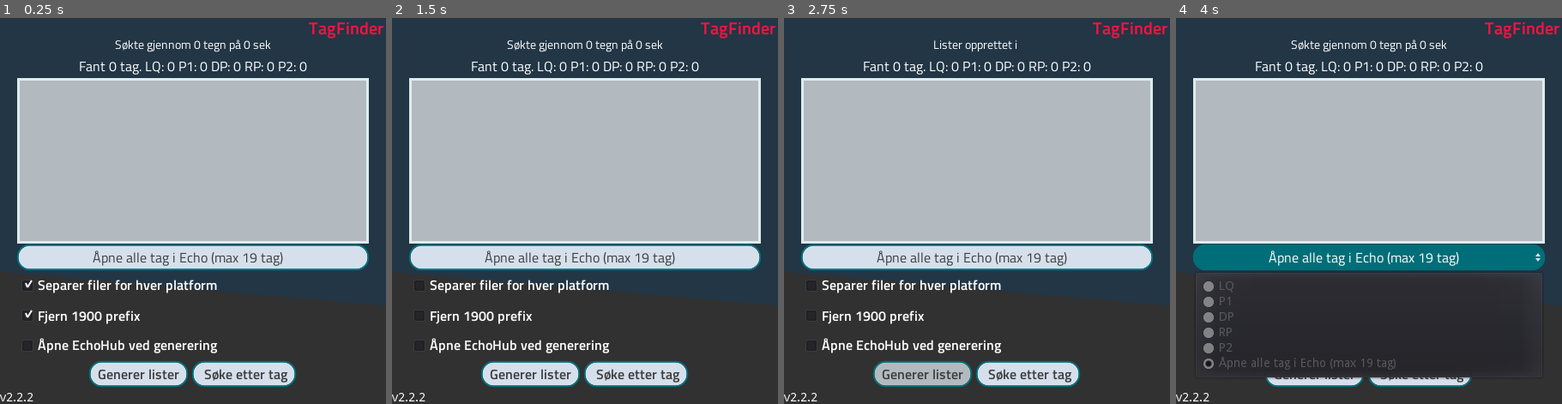
Above: before the commit, frames 1-4 (left to right).
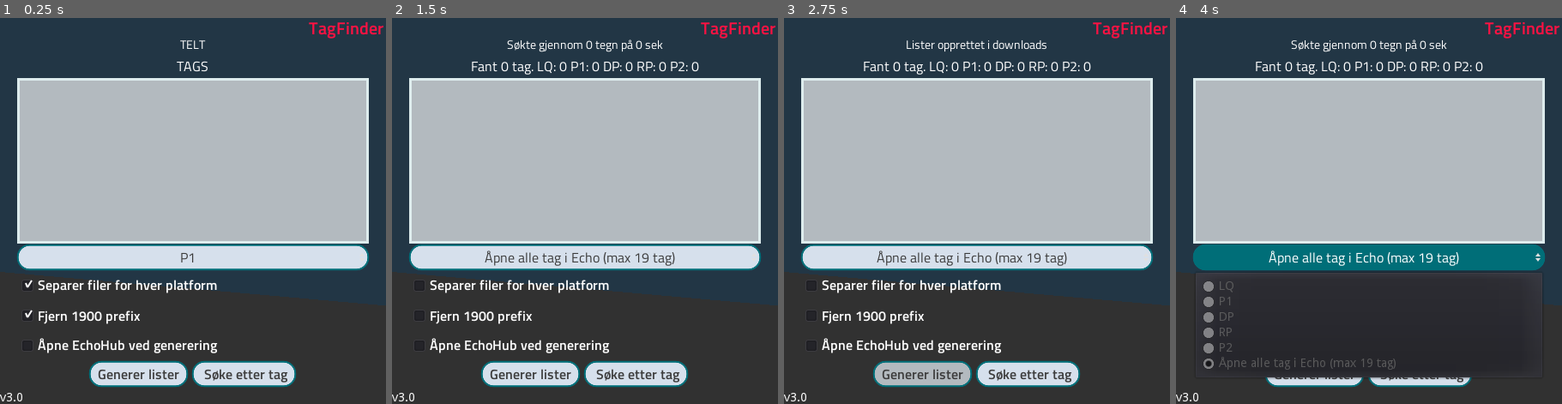
Above: after the commit, the same moments.

Repository: Keroflux/tagfinder
Game: Godot game, scene res://TagFinder.tscn
Two runs of this game, one before a commit and one after it. Both use one fixed random seed, a clock stepped at 60 frames per second and the inputs below.
Inputs:
- Up to frame 1 (0.25 s): no input
- Up to frame 2 (1.5 s): click "Fjern 1900 prefix" at 0.5 s; click "Separer filer for hver platfo…" at 1.25 s
- Up to frame 3 (2.75 s): click "Generer lister" at 2 s
- Up to frame 4 (4 s): click "Søke etter tag" at 2.75 s; click "Åpne alle tag i Echo (max 19 …" at 3.5 s

The runs differ from the first frame. In frame 1, 1.5% of the frame differs, in the area x 1-80%, y 5-100%; in frame 2, less than 0.1%; in frame 3, 0.5%; in frame 4, less than 0.1%.

Commit message:
web export

Diff:
--- a/Script/TagFinder.gd
+++ b/Script/TagFinder.gd
@@ -1,9 +1,10 @@
 extends Control
 
-var version = "v2.2.2"
+var version = "v3.0"
 var dir = OS.get_system_dir(2) # Får adressen til dokumenter. Brukes til lagring
 var time
 var totalTime
+var HTMLsearch = true
 
 # Text match søk. https://regex101.com/ for mer info
 var rex = RegEx.new()
@@ -22,7 +23,7 @@
 
 func _ready():
 	$Version.text = version
-	search() # Kjører et søk ved oppstart av programmet
+#	search() # Kjører et søk ved oppstart av programmet
 
 
 #Søker gjennom text fra utklipsstavlen og skjekker dem opp mot RegEx
@@ -86,7 +87,7 @@
 	var rp = len(TAGR)
 	var p2 = len(TAGB)
 	var tot = len(TAG)
-	$MC/VBC/TAG.text = 'Fant ' + str(tot) + ' tag. LQ: ' + str(lq) + ' P1: ' + str(p1) + ' DP: ' + str(dp) + ' RP: ' + str(rp) + ' P2: ' + str(rp)
+	$MC/VBC/TAG.text = 'Fant ' + str(tot) + ' tag. LQ: ' + str(lq) + ' P1: ' + str(p1) + ' DP: ' + str(dp) + ' RP: ' + str(rp) + ' P2: ' + str(p2)
 
 
 # Fyller scrollboxen med tagene som er funnet
@@ -147,27 +148,6 @@
 	count_tag()
 
 
-# Funksjon for å åpne et STID søk med valgt TAG
-func _on_Open_STID(index):
-	OS.shell_open("https://stid.equinor.com/JSV/tag/" + str(index))
-
-
-# Funkjson for å åpne et søk på valgt tag i Echo
-func _on_Open_Echo(index):
-	var plant
-	if index.begins_with("L"):
-		plant = "JSL"
-	if index.begins_with("A"):
-		plant = "JSA"
-	elif index.begins_with("D"):
-		plant = "JSD"
-	elif index.begins_with("R"):
-		plant = "JSR"
-	else:
-		plant = "JSB"
-	OS.shell_open("echo://tag/?tag=" + str(index) + "&plant=" + str(plant))
-
-
 func _on_Open_Echo_all(platform):
 	var tag : PoolStringArray = []
 	var echoTag
@@ -210,9 +190,10 @@
 		var tag = PoolStringArray(text)
 		var tagsort = tag.join('\n')
 		var save = File.new()
-		save.open(dir + '\\tagListe' + id + '.txt', File.WRITE)
-		save.store_line(tagsort)
-		save.close()
+#		save.open(dir + '\\tagListe' + id + '.txt', File.WRITE)
+#		save.store_line(tagsort)
+#		save.close()
+		JavaScript.download_buffer(tagsort.to_utf8(), id + ".txt")
 
 
 # Knapp for generering av lister
@@ -227,8 +208,8 @@
 	if not $MC/VBC/Multifile.pressed: # Lagrer felles liste
 		save(TAG, 'JSF')
 
-	$MC/VBC/Label.text = 'Lister opprettet i ' + dir
-	OS.shell_open(dir)
+	$MC/VBC/Label.text = 'Lister opprettet i downloads'
+#	OS.shell_open(dir)
 
 	if $MC/VBC/Taghub.pressed: # Åpner TagHub
 		OS.shell_open("https://echohub.equinor.com/")
@@ -243,7 +224,18 @@
 	TAGB = []
 	TAG = []
 	search()
-
+	$Timer.start()
+
+
+# Må kjøre to søk i HTML5 for å oppdatere clip board...
+func HTML_reload():
+	TAGL = []
+	TAGA = []
+	TAGD = []
+	TAGR = []
+	TAGB = []
+	TAG = []
+	search()
 
 # TODO: lage funksjon for å velge hvor filene skal opprettes
 func new_dir(path):
--- a/Script/Tagbutton.gd
+++ b/Script/Tagbutton.gd
@@ -1,8 +1,6 @@
 extends Control
 
 signal delte_tag
-signal open_stid
-signal open_echo
 var index = -1
 var indexP = -1
 
@@ -47,18 +45,49 @@
 		$Button.set("custom_styles/normal", a)
 		$Button.set("custom_styles/hover", b)
 
+
 func _on_Delete_pressed():
 	emit_signal("delte_tag", indexP)
 
 
 func _on_STID_pressed():
-	emit_signal("open_stid", index)
+	OS.shell_open("https://stid.equinor.com/JSV/tag/" + str(index))
 
 
 func _on_Echo_pressed():
-	emit_signal("open_echo", index)
+	var plant
+	if index.begins_with("L"):
+		plant = "JSL"
+	if index.begins_with("A"):
+		plant = "JSA"
+	elif index.begins_with("D"):
+		plant = "JSD"
+	elif index.begins_with("R"):
+		plant = "JSR"
+	else:
+		plant = "JSB"
+	OS.shell_open("echo://tag/?tag=" + str(index) + "&plant=" + str(plant))
 
 
 func _on_Button_pressed():
 	#rect_min_size.y = 60
 	get_parent().queue_sort()
+
+
+func _on_SAP_pressed():
+	var plant
+	if index.begins_with("L"):
+		plant = "1900-"
+	if index.begins_with("A"):
+		plant = "1901-"
+	elif index.begins_with("D"):
+		plant = "1902-"
+	elif index.begins_with("R"):
+		plant = "1903-"
+	else:
+		plant = "1904-"
+	OS.shell_open("https://p03web.statoil.no/sap/bc/webdynpro/sap/zompm_lookup_eq_info?run=x&tplnr=" + plant + str(index))
+
+
+func _on_Hub_pressed():
+	OS.shell_open("https://echo.equinor.com/tags?instCode=JSV&tagNo=" + str(index))
--- a/TagFinder.tscn
+++ b/TagFinder.tscn
@@ -26,6 +26,9 @@
 border_width_bottom = 3
 border_color = Color( 0.870588, 0.929412, 0.933333, 1 )
 
+[sub_resource type="DynamicFont" id=7]
+font_data = ExtResource( 2 )
+
 [sub_resource type="StyleBoxFlat" id=4]
 bg_color = Color( 0.705882, 0.733333, 0.752941, 1 )
 border_width_left = 2
@@ -65,15 +68,15 @@
 corner_radius_bottom_left = 14
 corner_detail = 16
 
-[sub_resource type="DynamicFont" id=7]
-font_data = ExtResource( 2 )
-
 [sub_resource type="DynamicFont" id=8]
 font_data = ExtResource( 2 )
 
 [sub_resource type="DynamicFont" id=9]
 font_data = ExtResource( 1 )
 
+[sub_resource type="DynamicFont" id=13]
+font_data = ExtResource( 1 )
+
 [sub_resource type="StyleBoxFlat" id=10]
 bg_color = Color( 0.705882, 0.733333, 0.752941, 1 )
 border_width_left = 2
@@ -112,9 +115,6 @@
 corner_radius_bottom_right = 14
 corner_radius_bottom_left = 14
 corner_detail = 16
-
-[sub_resource type="DynamicFont" id=13]
-font_data = ExtResource( 1 )
 
 [sub_resource type="DynamicFont" id=14]
 size = 20
@@ -124,9 +124,6 @@
 anchor_right = 1.0
 anchor_bottom = 1.0
 script = ExtResource( 3 )
-__meta__ = {
-"_edit_use_anchors_": false
-}
 
 [node name="ColorRect" type="ColorRect" parent="."]
 anchor_right = 1.0
@@ -146,9 +143,6 @@
 size_flags_horizontal = 3
 size_flags_vertical = 3
 color = Color( 0.196078, 0.196078, 0.196078, 1 )
-__meta__ = {
-"_edit_use_anchors_": false
-}
 
 [node name="MC" type="MarginContainer" parent="."]
 anchor_right = 1.0
@@ -159,9 +153,6 @@
 custom_constants/margin_top = 20
 custom_constants/margin_left = 20
 custom_constants/margin_bottom = 20
-__meta__ = {
-"_edit_use_anchors_": false
-}
 
 [node name="VBC" type="VBoxContainer" parent="MC"]
 margin_left = 20.0
@@ -218,12 +209,12 @@
 rect_min_size = Vector2( 0, 30 )
 hint_tooltip = "Max 19 tag!"
 focus_mode = 0
+custom_colors/font_color = Color( 0.239216, 0.239216, 0.239216, 1 )
+custom_colors/font_color_hover = Color( 0.239216, 0.239216, 0.239216, 1 )
+custom_fonts/font = SubResource( 7 )
 custom_styles/hover = SubResource( 4 )
 custom_styles/pressed = SubResource( 5 )
 custom_styles/normal = SubResource( 6 )
-custom_fonts/font = SubResource( 7 )
-custom_colors/font_color = Color( 0.239216, 0.239216, 0.239216, 1 )
-custom_colors/font_color_hover = Color( 0.239216, 0.239216, 0.239216, 1 )
 enabled_focus_mode = 0
 text = "P1"
 align = 1
@@ -319,9 +310,6 @@
 margin_bottom = 14.006
 custom_fonts/font = SubResource( 9 )
 text = "Åpne EchoHub ved generering"
-__meta__ = {
-"_edit_use_anchors_": false
-}
 
 [node name="HBC" type="HBoxContainer" parent="MC/VBC"]
 margin_top = 380.0
@@ -338,13 +326,13 @@
 hint_tooltip = "Lagrer .txt fil med TAG i
 Documents"
 focus_mode = 0
+custom_colors/font_color = Color( 0.239216, 0.239216, 0.239216, 1 )
+custom_colors/font_color_hover = Color( 0.239216, 0.239216, 0.239216, 1 )
+custom_colors/font_color_pressed = Color( 0.239216, 0.239216, 0.239216, 1 )
+custom_fonts/font = SubResource( 13 )
 custom_styles/hover = SubResource( 10 )
 custom_styles/pressed = SubResource( 11 )
 custom_styles/normal = SubResource( 12 )
-custom_fonts/font = SubResource( 13 )
-custom_colors/font_color = Color( 0.239216, 0.239216, 0.239216, 1 )
-custom_colors/font_color_hover = Color( 0.239216, 0.239216, 0.239216, 1 )
-custom_colors/font_color_pressed = Color( 0.239216, 0.239216, 0.239216, 1 )
 enabled_focus_mode = 0
 text = "  Generer lister  "
 __meta__ = {
@@ -359,9 +347,6 @@
 margin_top = -14.0
 margin_right = 44.0
 text = "v2.1"
-__meta__ = {
-"_edit_use_anchors_": false
-}
 
 [node name="Label" type="Label" parent="."]
 anchor_left = 1.0
@@ -370,14 +355,20 @@
 margin_top = -4.0
 margin_right = -5.0
 margin_bottom = 27.0
+custom_colors/font_color = Color( 1, 0.0705882, 0.262745, 1 )
 custom_fonts/font = SubResource( 14 )
-custom_colors/font_color = Color( 1, 0.0705882, 0.262745, 1 )
 text = "TagFinder"
 __meta__ = {
 "_edit_use_anchors_": false
 }
+
+[node name="Timer" type="Timer" parent="."]
+wait_time = 0.01
+one_shot = true
+
 [connection signal="item_selected" from="MC/VBC/EchoAll" to="." method="_on_Open_Echo_all"]
 [connection signal="pressed" from="MC/VBC/Multifile" to="." method="_on_Reload_pressed"]
 [connection signal="pressed" from="MC/VBC/Prefix" to="." method="_on_Reload_pressed"]
 [connection signal="pressed" from="MC/VBC/HBC/GenererLister" to="." method="_on_GenererLister_pressed"]
 [connection signal="pressed" from="MC/VBC/HBC/Reload" to="." method="_on_Reload_pressed"]
+[connection signal="timeout" from="Timer" to="." method="HTML_reload"]
--- a/Tagbutton.tscn
+++ b/Tagbutton.tscn
@@ -1,9 +1,13 @@
-[gd_scene load_steps=8 format=2]
+[gd_scene load_steps=12 format=2]
 
 [ext_resource path="res://TitilliumWeb-SemiBold.ttf" type="DynamicFontData" id=1]
 [ext_resource path="res://Script/Tagbutton.gd" type="Script" id=2]
 [ext_resource path="res://Button.tscn" type="PackedScene" id=3]
 [ext_resource path="res://x-mark-3-24.png" type="Texture" id=4]
+
+[sub_resource type="DynamicFont" id=3]
+size = 20
+font_data = ExtResource( 1 )
 
 [sub_resource type="StyleBoxFlat" id=1]
 bg_color = Color( 0.113725, 0.666667, 0.796078, 1 )
@@ -16,9 +20,47 @@
 border_width_bottom = 2
 border_color = Color( 0.529412, 0.572549, 0.603922, 1 )
 
-[sub_resource type="DynamicFont" id=3]
-size = 20
+[sub_resource type="DynamicFont" id=8]
 font_data = ExtResource( 1 )
+
+[sub_resource type="StyleBoxFlat" id=13]
+bg_color = Color( 0.705882, 0.733333, 0.752941, 1 )
+border_width_left = 2
+border_width_top = 2
+border_width_right = 2
+border_width_bottom = 2
+border_color = Color( 0, 0.435294, 0.47451, 1 )
+corner_radius_top_left = 14
+corner_radius_top_right = 14
+corner_radius_bottom_right = 14
+corner_radius_bottom_left = 14
+corner_detail = 16
+
+[sub_resource type="StyleBoxFlat" id=14]
+bg_color = Color( 0, 0.435294, 0.47451, 1 )
+border_width_left = 2
+border_width_top = 2
+border_width_right = 2
+border_width_bottom = 2
+border_color = Color( 0, 0.435294, 0.47451, 1 )
+corner_radius_top_left = 14
+corner_radius_top_right = 14
+corner_radius_bottom_right = 14
+corner_radius_bottom_left = 14
+corner_detail = 16
+
+[sub_resource type="StyleBoxFlat" id=12]
+bg_color = Color( 0.843137, 0.882353, 0.929412, 1 )
+border_width_left = 2
+border_width_top = 2
+border_width_right = 2
+border_width_bottom = 2
+border_color = Color( 0, 0.435294, 0.47451, 1 )
+corner_radius_top_left = 14
+corner_radius_top_right = 14
+corner_radius_bottom_right = 14
+corner_radius_bottom_left = 14
+corner_detail = 16
 
 [node name="Tagbutton" type="Control"]
 anchor_right = 1.0
@@ -28,34 +70,28 @@
 size_flags_horizontal = 3
 size_flags_vertical = 0
 script = ExtResource( 2 )
-__meta__ = {
-"_edit_use_anchors_": false
-}
 
 [node name="Button" type="Button" parent="."]
 anchor_right = 1.0
 anchor_bottom = 1.0
 size_flags_horizontal = 3
 size_flags_vertical = 3
+custom_colors/font_color = Color( 0, 0, 0, 1 )
+custom_colors/font_color_hover = Color( 0, 0, 0, 1 )
+custom_fonts/font = SubResource( 3 )
 custom_styles/hover = SubResource( 1 )
 custom_styles/normal = SubResource( 2 )
-custom_fonts/font = SubResource( 3 )
-custom_colors/font_color = Color( 0, 0, 0, 1 )
-custom_colors/font_color_hover = Color( 0, 0, 0, 1 )
 text = "A-23PT0630"
-__meta__ = {
-"_edit_use_anchors_": false
-}
 
 [node name="STID" parent="." instance=ExtResource( 3 )]
 anchor_left = 1.0
 anchor_top = 0.5
 anchor_right = 1.0
 anchor_bottom = 0.5
-margin_left = -54.0
-margin_top = -15.0
-margin_right = -3.99997
-margin_bottom = 15.0
+margin_left = -58.0001
+margin_top = -14.5
+margin_right = -8.00003
+margin_bottom = 15.5
 rect_min_size = Vector2( 50, 20 )
 hint_tooltip = "Åpner tag i STID"
 custom_colors/font_color = Color( 1, 0.0705882, 0.203922, 1 )
@@ -68,16 +104,58 @@
 anchor_top = 0.5
 anchor_right = 1.0
 anchor_bottom = 0.5
-margin_left = -104.0
-margin_top = -15.0
-margin_right = -54.0
-margin_bottom = 15.0
+margin_left = -114.0
+margin_top = -14.5
+margin_right = -64.0
+margin_bottom = 15.5
 rect_min_size = Vector2( 50, 20 )
 hint_tooltip = "Åpner tag i echo"
 custom_colors/font_color = Color( 1, 0.0705882, 0.203922, 1 )
 custom_colors/font_color_hover = Color( 1, 0.0705882, 0.203922, 1 )
 custom_colors/font_color_pressed = Color( 1, 0.0705882, 0.203922, 1 )
 text = "echo"
+
+[node name="Hub" parent="." instance=ExtResource( 3 )]
+anchor_left = 1.0
+anchor_top = 0.5
+anchor_right = 1.0
+anchor_bottom = 0.5
+margin_left = -234.0
+margin_top = -14.5
+margin_right = -178.0
+margin_bottom = 15.5
+rect_min_size = Vector2( 50, 20 )
+hint_tooltip = "Åpner tag i echo"
+custom_colors/font_color = Color( 1, 0.0705882, 0.203922, 1 )
+custom_colors/font_color_hover = Color( 1, 0.0705882, 0.203922, 1 )
+custom_colors/font_color_pressed = Color( 1, 0.0705882, 0.203922, 1 )
+custom_fonts/font = SubResource( 8 )
+custom_styles/hover = SubResource( 13 )
+custom_styles/pressed = SubResource( 14 )
+custom_styles/normal = SubResource( 12 )
+text = "inField"
+
+[node name="SAP" type="Button" parent="."]
+anchor_left = 1.0
+anchor_top = 0.5
+anchor_right = 1.0
+anchor_bottom = 0.5
+margin_left = -170.0
+margin_top = -14.5
+margin_right = -120.0
+margin_bottom = 15.5
+rect_min_size = Vector2( 50, 20 )
+hint_tooltip = "Åpner tag i echo"
+focus_mode = 0
+custom_colors/font_color = Color( 0.121569, 0.407843, 0.854902, 1 )
+custom_colors/font_color_hover = Color( 0.121569, 0.407843, 0.854902, 1 )
+custom_colors/font_color_pressed = Color( 0.121569, 0.407843, 0.854902, 1 )
+custom_fonts/font = SubResource( 8 )
+custom_styles/hover = SubResource( 13 )
+custom_styles/pressed = SubResource( 14 )
+custom_styles/normal = SubResource( 12 )
+enabled_focus_mode = 0
+text = "SAP"
 
 [node name="Delete" type="TextureButton" parent="."]
 anchor_top = 0.5
@@ -89,10 +167,10 @@
 texture_normal = ExtResource( 4 )
 expand = true
 stretch_mode = 3
-__meta__ = {
-"_edit_use_anchors_": false
-}
+
 [connection signal="pressed" from="Button" to="." method="_on_Button_pressed"]
 [connection signal="pressed" from="STID" to="." method="_on_STID_pressed"]
 [connection signal="pressed" from="Echo" to="." method="_on_Echo_pressed"]
+[connection signal="pressed" from="Hub" to="." method="_on_Hub_pressed"]
+[connection signal="pressed" from="SAP" to="." method="_on_SAP_pressed"]
 [connection signal="pressed" from="Delete" to="." method="_on_Delete_pressed"]
--- a/project.godot
+++ b/project.godot
@@ -10,7 +10,6 @@
 
 _global_script_classes=[  ]
 _global_script_class_icons={
-
 }
 
 [application]
Not shown: 1 places in TagFinder.tscn that only renumber resources
Not shown, changed: export_presets.cfg
